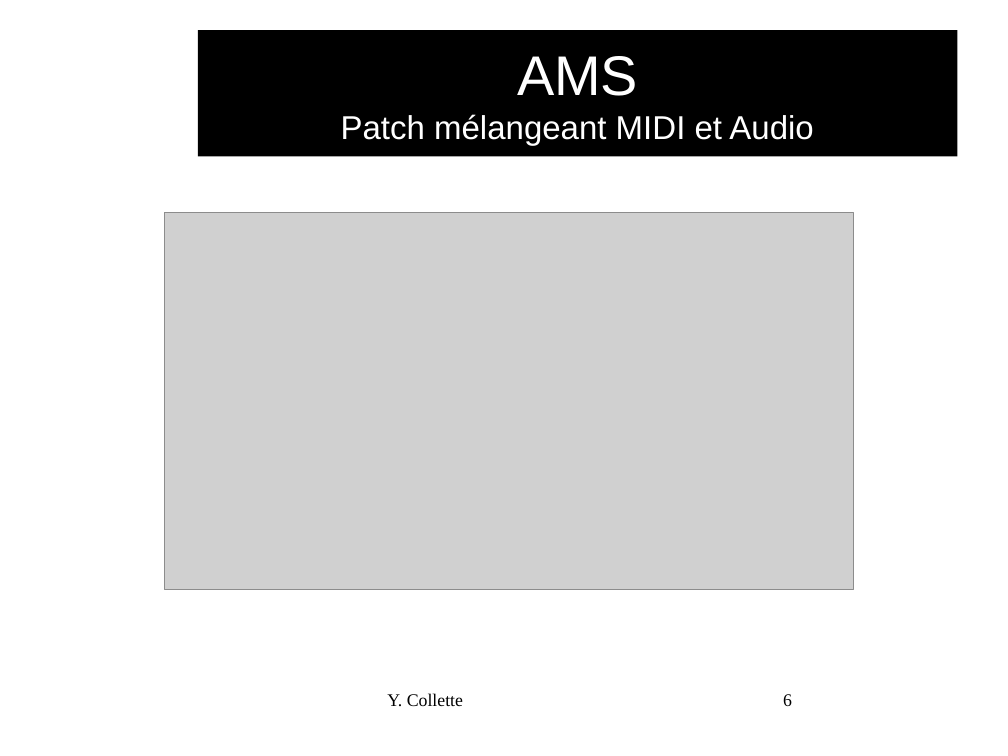
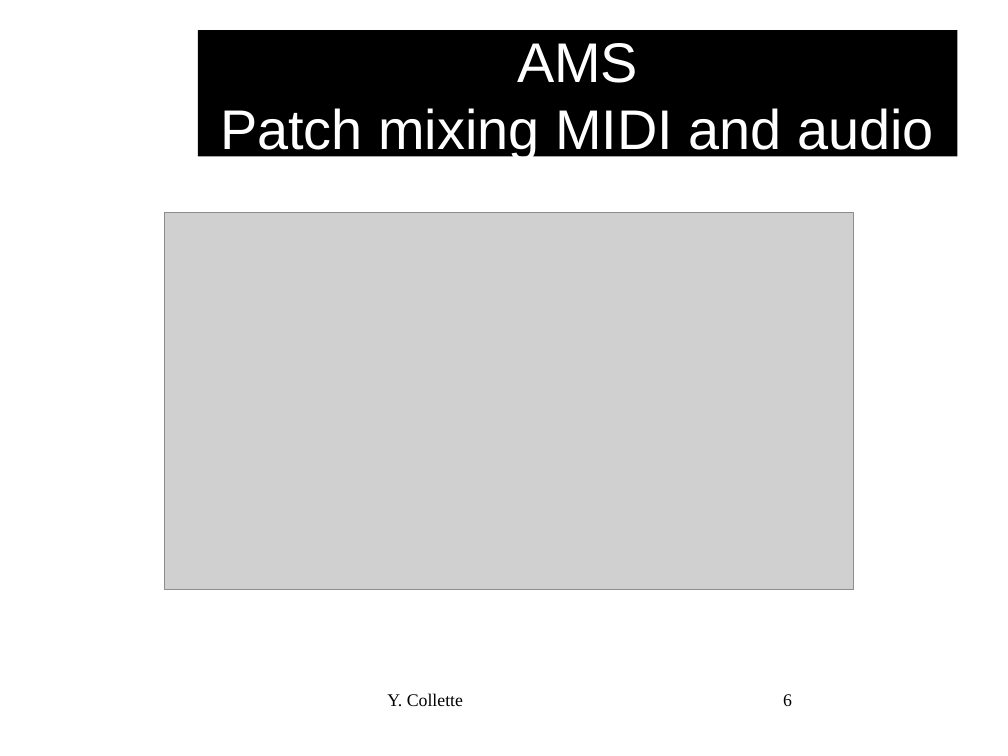
Before and after one commit to audinux/audinux.github.io, a slide deck: slide 6 of workshop/audio/AMS.odp. Drawn at 1008x756 pixels with LibreOffice and Linux fonts; fonts in the diff are those of the drawing; grey boxes stand for pictures; background and template pictures are left out. Boxes give left, top, right and bottom in pixels: in the first picture for what was removed or moved away, otherwise in the second. Text is boxed around its words. In the diff, an @@ line names an element or a change of style, - is before the commit and + after.

```diff
--- a/workshop/audio/AMS.odp
+++ b/workshop/audio/AMS.odp
@@ title at <box>220,43,934,159</box>: text changed; size 26 to 44 pt @@
-AMS
-Patch mélangeant MIDI et Audio
+AMS
+Patch mixing MIDI and audio
```
Also in this commit, not shown: 3 other slides changed, 2 slides added, 2 slides removed, 4 other files.
